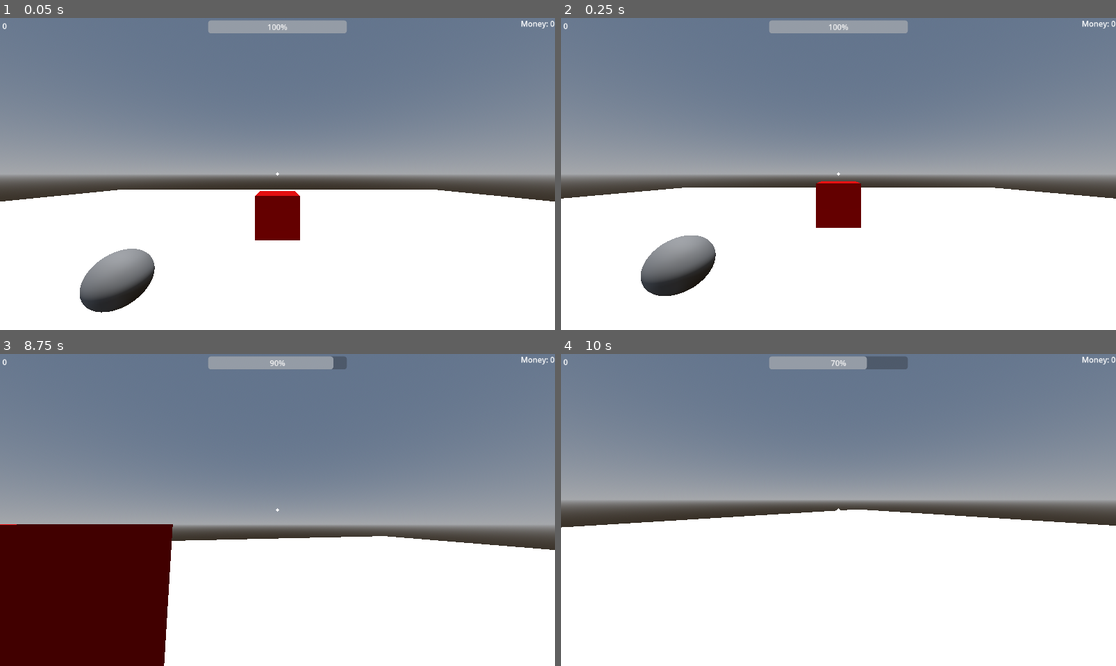
Above: before the commit, frames 1-4 (two rows, left to right).
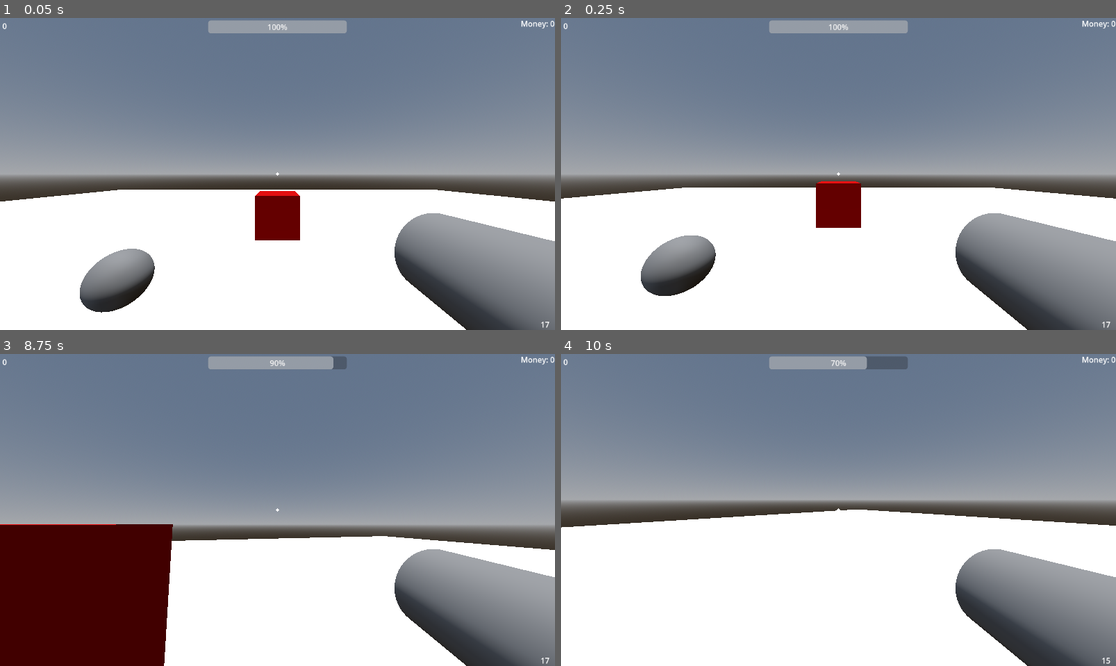
Above: after the commit, the same moments.

Repository: pneumatick/godot-project-a
Game: Godot game, scene res://Scenes/3d_scene_root.tscn
Same seed, same stepped clock (60 frames per second), same inputs: the game is played once before the commit and once after it. Before the commit the project starts from res://3d_scene_root.tscn.
Inputs (mouse positions are in pixels of both pictures, inside the frame that each line leads up to):
- Up to frame 1 (0.05 s): no input
- Up to frame 2 (0.25 s): no input
- Up to frame 3 (8.75 s): tap Enter (ui_accept) at 0.5, 0.77, 1.52, 3.02, 3.77, 4.52, 6.02, 6.5, 6.77, 7.25, 7.52, 8 s; move the mouse to (305, 510) at 0.52 s; press the mouse at (305, 510) at 0.53 s; hold W (move_forward) 0.53-5.78 s; move the mouse to (249, 510) at 1.27 s; release the mouse at (249, 510) at 1.28 s; click (249, 510) at 1.35 s; move the mouse to (288, 503) at 2.02 s; press the mouse at (288, 503) at 2.03 s; move the mouse to (271, 516) at 2.77 s; release the mouse at (271, 516) at 2.78 s; click (271, 516) at 2.85 s; move the mouse to (316, 513) at 3.52 s; press the mouse at (316, 513) at 3.53 s; move the mouse to (233, 506) at 4.27 s; release the mouse at (233, 506) at 4.28 s; click (233, 506) at 4.35 s; move the mouse to (283, 510) at 5.02 s; press the mouse at (283, 510) at 5.03 s; move the mouse to (255, 503) at 5.77 s; release the mouse at (255, 503) at 5.78 s; hold D (move_right) 5.78-6.53 s; click (255, 503) at 5.85 s; move the mouse to (305, 510) at 6.52 s; press the mouse at (305, 510) at 6.53 s; hold W (move_forward) from 6.53 s (still down); move the mouse to (249, 510) at 7.27 s; release the mouse at (249, 510) at 7.28 s; click (249, 510) at 7.35 s; move the mouse to (288, 503) at 8.02 s; press the mouse at (288, 503) at 8.03 s
- Up to frame 4 (10 s): move the mouse to (832, 516) at 8.77 s; release W (move_forward) at 8.78 s; release the mouse at (832, 516) at 8.78 s; hold A (move_left) 8.78-9.53 s; click (832, 516) at 8.85 s; tap Enter (ui_accept) at 9.02, 9.77 s; move the mouse to (877, 513) at 9.52 s; press the mouse at (877, 513) at 9.53 s; hold W (move_forward) from 9.53 s (still down)

The runs differ from the first frame. In frame 1, 8.4% of the frame differs, in the area x 71-100%, y 62-100%; in frame 2, 8.4%; in frame 3, 8.5%, in the area x 3-100%, y 54-100%; in frame 4, 8.4%.

Commit message:
Add pistol pickup and weapon

Diff:
--- /dev/null
+++ b/Assets/Visuals/icon.svg
@@ -0,0 +1 @@
+<svg xmlns="http://www.w3.org/2000/svg" width="128" height="128"><rect width="124" height="124" x="2" y="2" fill="#363d52" stroke="#212532" stroke-width="4" rx="14"/><g fill="#fff" transform="translate(12.322 12.322)scale(.101)"><path d="M105 673v33q407 354 814 0v-33z"/><path fill="#478cbf" d="m105 673 152 14q12 1 15 14l4 67 132 10 8-61q2-11 15-15h162q13 4 15 15l8 61 132-10 4-67q3-13 15-14l152-14V427q30-39 56-81-35-59-83-108-43 20-82 47-40-37-88-64 7-51 8-102-59-28-123-42-26 43-46 89-49-7-98 0-20-46-46-89-64 14-123 42 1 51 8 102-48 27-88 64-39-27-82-47-48 49-83 108 26 42 56 81zm0 33v39c0 276 813 276 814 0v-39l-134 12-5 69q-2 10-14 13l-162 11q-12 0-16-11l-10-65H446l-10 65q-4 11-16 11l-162-11q-12-3-14-13l-5-69z"/><path d="M483 600c0 34 58 34 58 0v-86c0-34-58-34-58 0z"/><circle cx="725" cy="526" r="90"/><circle cx="299" cy="526" r="90"/></g><g fill="#414042" transform="translate(12.322 12.322)scale(.101)"><circle cx="307" cy="532" r="60"/><circle cx="717" cy="532" r="60"/></g></svg>
--- a/3d_scene_root.tscn
+++ b/Scenes/3d_scene_root.tscn
@@ -1,11 +1,11 @@
 [gd_scene load_steps=16 format=3 uid="uid://hmv4dr58x4if"]
 
-[ext_resource type="Script" uid="uid://cf8moef3pykdp" path="res://3d_scene_root.gd" id="1_1rpu5"]
-[ext_resource type="PackedScene" uid="uid://c2dcha7sipp8a" path="res://player.tscn" id="1_sxnch"]
-[ext_resource type="Script" uid="uid://bpumr1tul6w4p" path="res://death_cube.gd" id="3_g5xil"]
-[ext_resource type="PackedScene" uid="uid://ducw325a8ghny" path="res://rifle_pickup.tscn" id="4_5rbum"]
-[ext_resource type="PackedScene" uid="uid://tldca8ygc1hw" path="res://hud.tscn" id="4_kb1pf"]
-[ext_resource type="PackedScene" uid="uid://mlxqh5iqxvxs" path="res://target.tscn" id="5_23mtt"]
+[ext_resource type="Script" uid="uid://cf8moef3pykdp" path="res://Scripts/3d_scene_root.gd" id="1_1rpu5"]
+[ext_resource type="PackedScene" uid="uid://c2dcha7sipp8a" path="res://Scenes/player.tscn" id="1_sxnch"]
+[ext_resource type="Script" uid="uid://bpumr1tul6w4p" path="res://Scripts/death_cube.gd" id="3_g5xil"]
+[ext_resource type="PackedScene" uid="uid://ducw325a8ghny" path="res://Scenes/rifle_pickup.tscn" id="4_5rbum"]
+[ext_resource type="PackedScene" uid="uid://tldca8ygc1hw" path="res://Scenes/hud.tscn" id="4_kb1pf"]
+[ext_resource type="PackedScene" uid="uid://mlxqh5iqxvxs" path="res://Scenes/target.tscn" id="5_23mtt"]
 
 [sub_resource type="BoxShape3D" id="BoxShape3D_sxnch"]
 size = Vector3(10, 1, 10)
@@ -69,9 +69,6 @@
 [node name="MeshInstance3D" type="MeshInstance3D" parent="Death Cube"]
 mesh = SubResource("BoxMesh_g5xil")
 
-[node name="WorldEnvironment" type="WorldEnvironment" parent="."]
-environment = SubResource("Environment_5rbum")
-
 [node name="HUD" parent="." instance=ExtResource("4_kb1pf")]
 
 [node name="Rifle Pickup" parent="." instance=ExtResource("4_5rbum")]
@@ -79,6 +76,12 @@
 
 [node name="Target" parent="." instance=ExtResource("5_23mtt")]
 transform = Transform3D(-4.37114e-08, -1, 0, 1, -4.37114e-08, 0, 0, 0, 1, 5, 1.5, 0)
+
+[node name="WorldEnvironment" type="WorldEnvironment" parent="."]
+environment = SubResource("Environment_5rbum")
+
+[node name="Pistol Pickup" parent="." instance=ExtResource("4_5rbum")]
+weapon_name = "Pistol"
 
 [connection signal="death" from="Player" to="." method="_on_player_death"]
 [connection signal="death" from="Player" to="HUD" method="_on_player_death"]
@@ -88,3 +91,4 @@
 [connection signal="picked_up" from="Rifle Pickup" to="." method="_on_gun_pickup_picked_up"]
 [connection signal="picked_up" from="Rifle Pickup" to="Player" method="_on_gun_pickup_picked_up"]
 [connection signal="destroyed" from="Target" to="Player" method="_on_target_destroyed"]
+[connection signal="picked_up" from="Pistol Pickup" to="Player" method="_on_gun_pickup_picked_up"]
--- a/hud.tscn
+++ b/Scenes/hud.tscn
@@ -1,7 +1,7 @@
 [gd_scene load_steps=4 format=3 uid="uid://tldca8ygc1hw"]
 
-[ext_resource type="Script" uid="uid://bwsr8lcu0e48x" path="res://crosshair.gd" id="1_37p78"]
-[ext_resource type="Script" uid="uid://dnu7pnurodndd" path="res://hud.gd" id="1_64ctp"]
+[ext_resource type="Script" uid="uid://bwsr8lcu0e48x" path="res://Scripts/crosshair.gd" id="1_37p78"]
+[ext_resource type="Script" uid="uid://dnu7pnurodndd" path="res://Scripts/hud.gd" id="1_64ctp"]
 
 [sub_resource type="CanvasItemMaterial" id="CanvasItemMaterial_g5xil"]
 
--- /dev/null
+++ b/Scenes/pistol.tscn
@@ -0,0 +1,17 @@
+[gd_scene load_steps=4 format=3 uid="uid://vqg1swf3lhn7"]
+
+[ext_resource type="Script" uid="uid://cuhx4sckt3bv6" path="res://Scripts/pistol.gd" id="1_v21tj"]
+[ext_resource type="AudioStream" uid="uid://cgy03nf8lh35u" path="res://Assets/Sounds/error_CDOxCYm.mp3" id="2_ui64p"]
+
+[sub_resource type="CylinderMesh" id="CylinderMesh_v21tj"]
+
+[node name="Pistol" type="Node3D"]
+script = ExtResource("1_v21tj")
+
+[node name="MeshInstance3D" type="MeshInstance3D" parent="."]
+transform = Transform3D(0.25, 0, 0, 0, -1.09278e-08, -0.25, 0, 0.25, -1.09278e-08, 0, 0, 0)
+mesh = SubResource("CylinderMesh_v21tj")
+skeleton = NodePath("../..")
+
+[node name="Fire Sound" type="AudioStreamPlayer3D" parent="."]
+stream = ExtResource("2_ui64p")
--- a/player.tscn
+++ b/Scenes/player.tscn
@@ -1,8 +1,8 @@
 [gd_scene load_steps=7 format=3 uid="uid://c2dcha7sipp8a"]
 
-[ext_resource type="Script" uid="uid://ck610abr6ujd" path="res://player.gd" id="1_4flbx"]
-[ext_resource type="AudioStream" uid="uid://m02ydh4m0xlk" path="res://steve-old-hurt-sound_XKZxUk4.mp3" id="2_onrkg"]
-[ext_resource type="AudioStream" uid="uid://bdrr5ckf2evlb" path="res://you goat a fuckin hell.wav" id="3_i3pqv"]
+[ext_resource type="Script" uid="uid://ck610abr6ujd" path="res://Scripts/player.gd" id="1_4flbx"]
+[ext_resource type="AudioStream" uid="uid://m02ydh4m0xlk" path="res://Assets/Sounds/steve-old-hurt-sound_XKZxUk4.mp3" id="2_onrkg"]
+[ext_resource type="AudioStream" uid="uid://bdrr5ckf2evlb" path="res://Assets/Sounds/you goat a fuckin hell.wav" id="3_i3pqv"]
 
 [sub_resource type="CapsuleShape3D" id="CapsuleShape3D_c3xsu"]
 
--- a/rifle.tscn
+++ b/Scenes/rifle.tscn
@@ -1,7 +1,7 @@
 [gd_scene load_steps=5 format=3 uid="uid://bmh5wgvl4dejy"]
 
-[ext_resource type="Script" uid="uid://dnhcbjk5xtiow" path="res://rifle.gd" id="1_j33d7"]
-[ext_resource type="AudioStream" uid="uid://cgy03nf8lh35u" path="res://error_CDOxCYm.mp3" id="2_jao7y"]
+[ext_resource type="Script" uid="uid://dnhcbjk5xtiow" path="res://Scripts/rifle.gd" id="1_no7b2"]
+[ext_resource type="AudioStream" uid="uid://cgy03nf8lh35u" path="res://Assets/Sounds/error_CDOxCYm.mp3" id="2_d8g3d"]
 
 [sub_resource type="StandardMaterial3D" id="StandardMaterial3D_4flbx"]
 
@@ -9,7 +9,7 @@
 material = SubResource("StandardMaterial3D_4flbx")
 
 [node name="Rifle" type="Node3D"]
-script = ExtResource("1_j33d7")
+script = ExtResource("1_no7b2")
 
 [node name="MeshInstance3D" type="MeshInstance3D" parent="."]
 transform = Transform3D(0.25, 0, 0, 0, -1.09278e-08, -0.25, 0, 0.25, -1.09278e-08, 0, 0, 0)
@@ -17,4 +17,4 @@
 skeleton = NodePath("../..")
 
 [node name="Fire Sound" type="AudioStreamPlayer3D" parent="."]
-stream = ExtResource("2_jao7y")
+stream = ExtResource("2_d8g3d")
--- a/rifle_pickup.tscn
+++ b/Scenes/rifle_pickup.tscn
@@ -1,6 +1,6 @@
 [gd_scene load_steps=4 format=3 uid="uid://ducw325a8ghny"]
 
-[ext_resource type="Script" uid="uid://bkebroyk6hucb" path="res://gun_pickup.gd" id="1_fi6y3"]
+[ext_resource type="Script" uid="uid://bkebroyk6hucb" path="res://Scripts/gun_pickup.gd" id="1_fi6y3"]
 
 [sub_resource type="SphereShape3D" id="SphereShape3D_g5xil"]
 
--- a/target.tscn
+++ b/Scenes/target.tscn
@@ -1,7 +1,7 @@
 [gd_scene load_steps=5 format=3 uid="uid://mlxqh5iqxvxs"]
 
-[ext_resource type="Script" uid="uid://be5xgn6bx24f8" path="res://target.gd" id="1_t2jmu"]
-[ext_resource type="AudioStream" uid="uid://ci27g0a66i72e" path="res://anime-wow-sound-effect-mp3cut.mp3" id="2_e1yvt"]
+[ext_resource type="Script" uid="uid://be5xgn6bx24f8" path="res://Scripts/target.gd" id="1_t2jmu"]
+[ext_resource type="AudioStream" uid="uid://ci27g0a66i72e" path="res://Assets/Sounds/anime-wow-sound-effect-mp3cut.mp3" id="2_e1yvt"]
 
 [sub_resource type="CylinderShape3D" id="CylinderShape3D_kb1pf"]
 height = 0.02
--- /dev/null
+++ b/Scripts/pistol.gd
@@ -0,0 +1,65 @@
+extends Node3D
+
+@export var max_ammo: int = 17
+@export var max_distance: float = 1000.0
+@export var damage: int = 20
+@export var current_ammo = max_ammo
+
+@onready var player = get_node("/root/3D Scene Root/Player")
+@onready var ammo_label = get_node("/root/3D Scene Root/HUD/Control/Ammo")
+@onready var fire_sound = $"Fire Sound"
+
+var can_fire = true
+
+# Called when the node enters the scene tree for the first time.
+func _ready() -> void:
+	# Set default position relative to camera (center of view being origin)
+	position = Vector3(0.5, -0.25, -0.25)
+
+# Called every frame. 'delta' is the elapsed time since the previous frame.
+func _process(delta: float) -> void:
+	if Input.is_action_pressed("fire"):
+		if can_fire and current_ammo > 0:
+			fire()
+			can_fire = false
+	elif !can_fire:
+		can_fire = true
+
+# Fire the weapon
+func fire():
+	current_ammo -= 1
+	print("Bang! Ammo: ", current_ammo)
+	fire_sound.play()
+
+	# Update ammo label
+	ammo_label.text = str(current_ammo)
+
+	var camera = get_viewport().get_camera_3d()
+	if not camera:
+		print("No camera found!")
+		return
+
+	var from = camera.global_transform.origin
+	var to = from + camera.global_transform.basis.z * -max_distance
+
+	var space_state = get_world_3d().direct_space_state
+	var result = space_state.intersect_ray(
+		PhysicsRayQueryParameters3D.create(
+			from,
+			to,
+			0xFFFFFFFF,			  # Default value
+			[self, player]  	  # exclude gun and player
+		)
+	)
+
+	if result:
+		print("Hit: ", result.collider)
+		if result.collider.has_method("take_damage"):
+			result.collider.take_damage(damage)
+
+# Load ammo into the weapon
+func load_ammo(amount: int):
+	if current_ammo + amount > max_ammo:
+		current_ammo = max_ammo
+	else:
+		current_ammo += amount
--- a/player.gd
+++ b/Scripts/player.gd
@@ -36,7 +36,8 @@
 @onready var world : Node3D = get_node("/root/3D Scene Root")
 @onready var health_bar : ProgressBar = get_node("/root/3D Scene Root/HUD/Control/Health Bar")
 @onready var death_counter : Label = get_node("/root/3D Scene Root/HUD/Control/Death Counter")
-@onready var rifle : PackedScene = preload("res://rifle.tscn")
+@onready var rifle : PackedScene = preload("res://Scenes/rifle.tscn")
+@onready var pistol : PackedScene = preload("res://Scenes/pistol.tscn")
 @onready var hit_sound : AudioStreamPlayer3D = $"Hit Sound"
 @onready var death_sound : AudioStreamPlayer3D = $"Death Sound"
 @onready var money_display : Label = get_node("/root/3D Scene Root/HUD/Control/Money")
@@ -184,6 +185,13 @@
 		_items.append(item_name)
 		equip_weapon(new_rifle)
 		weapon_picked_up.emit(new_rifle)
+	elif item_name == "Pistol":
+		var new_pistol = pistol.instantiate()
+		right_hand.add_child(new_pistol)
+		_inventory[item_name] = new_pistol
+		_items.append(item_name)
+		equip_weapon(new_pistol)
+		weapon_picked_up.emit(new_pistol)
 	else:
 		print("Unknown item %s" % item_name)
 
--- a/project.godot
+++ b/project.godot
@@ -13,7 +13,7 @@
 config/name="Playground"
 run/main_scene="uid://hmv4dr58x4if"
 config/features=PackedStringArray("4.4", "Forward Plus")
-config/icon="res://icon.svg"
+config/icon="res://Assets/Visuals/icon.svg"
 
 [input]
 
Renamed: 3d_scene_root.gd -> Scripts/3d_scene_root.gd
Renamed: crosshair.gd -> Scripts/crosshair.gd
Renamed: death_cube.gd -> Scripts/death_cube.gd
Renamed: gun_pickup.gd -> Scripts/gun_pickup.gd
Renamed: hud.gd -> Scripts/hud.gd
Renamed: rifle.gd -> Scripts/rifle.gd
Renamed: target.gd -> Scripts/target.gd
Not shown, added: Assets/Sounds/you goat a fuckin hell.wav
